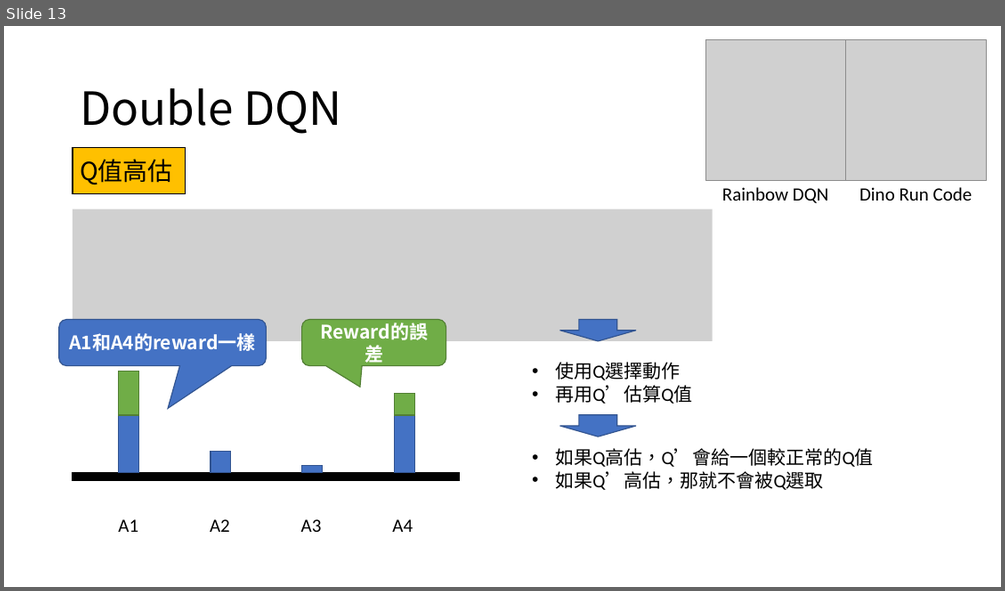
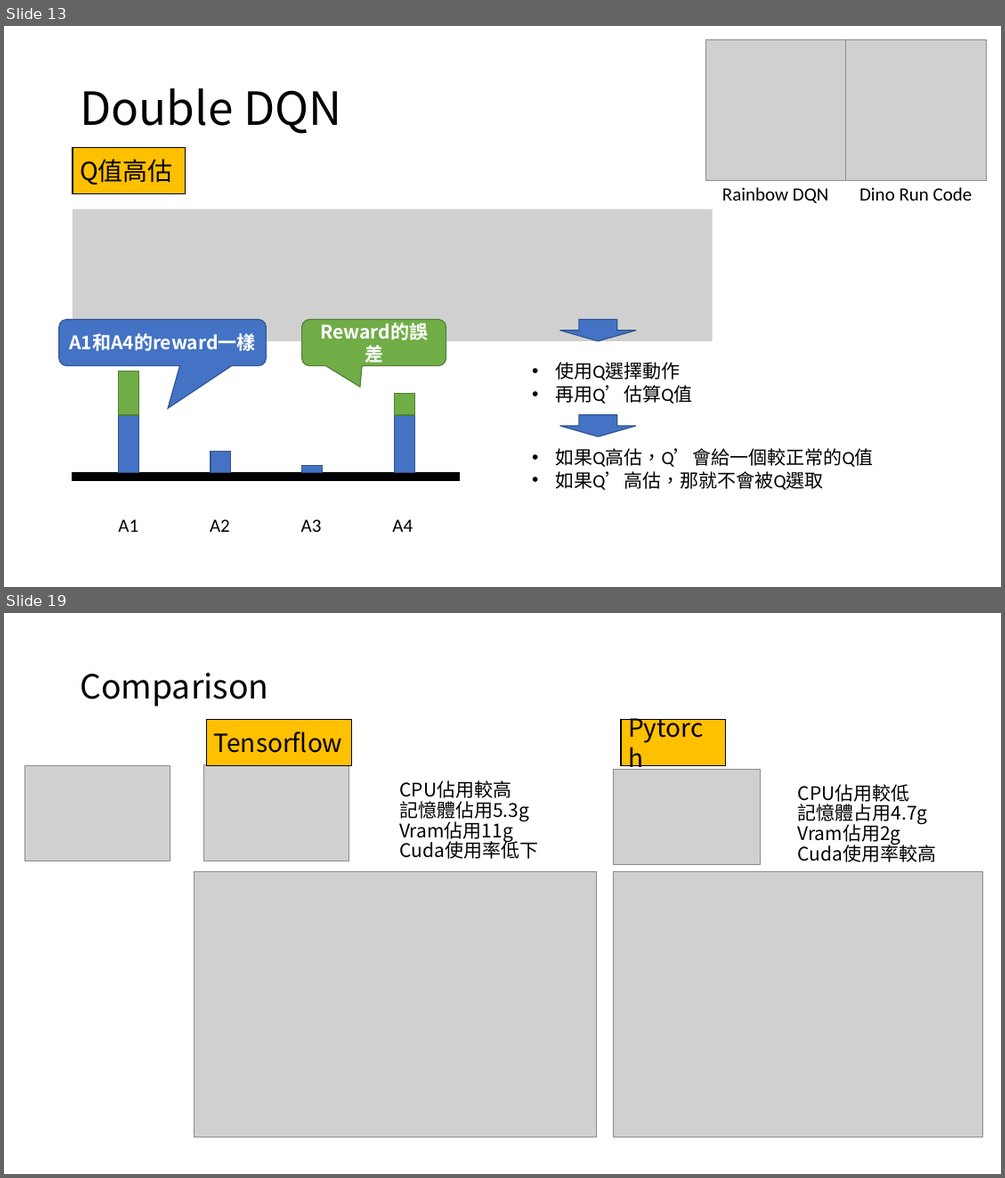
Before and after one commit to 312707047/Dino-Run-with-Rainbow-DQN, a slide deck: 107302002.pptx. Shown one above the other, each under a label of ours: slide 13 before the commit, slides 13 and 19 after it; the slides between them are not shown. The pictures are 1005x591 and 1005x1178 pixels, drawn with LibreOffice and Linux fonts; fonts in the diff are those of the drawing; grey boxes stand for pictures. Boxes give left, top, right and bottom in pixels: in the first picture for what was removed or moved away, otherwise in the second. Text is boxed around its words. In the diff, an @@ line names an element or a change of style, - is before the commit and + after.

```diff
--- a/107302002.pptx
+++ b/107302002.pptx
@@ slide 19 added at [4, 613, 1001, 1174], background #FFFFFF @@
@@ title added at [80, 673, 268, 706], 32 pt, text #000000 @@
+Comparison
@@ rectangle added at [207, 719, 352, 765], fill #FFC000, outline #000000 1 pt, 24 pt, text #000000 @@
+Tensorflow
@@ rectangle added at [621, 719, 726, 765], fill #FFC000, outline #000000 1 pt, 24 pt, text #000000 @@
+Pytorch
@@ picture added at [25, 765, 170, 860] @@
@@ picture added at [203, 765, 348, 860] @@
@@ picture added at [613, 770, 760, 864] @@
@@ text added at [399, 780, 538, 859], 18 pt, text #000000 @@
+CPU佔用較高
+記憶體佔用5.3g
+Vram佔用11g
+Cuda使用率低下
@@ text added at [798, 784, 937, 862], 18 pt, text #000000 @@
+CPU佔用較低
+記憶體占用4.7g
+Vram佔用2g
+Cuda使用率較高
@@ picture added at [194, 872, 597, 1137] @@
@@ picture added at [613, 872, 983, 1137] @@
```
Also in this commit, not shown: 2 slides changed, 5 other slides added, 25 other files.
